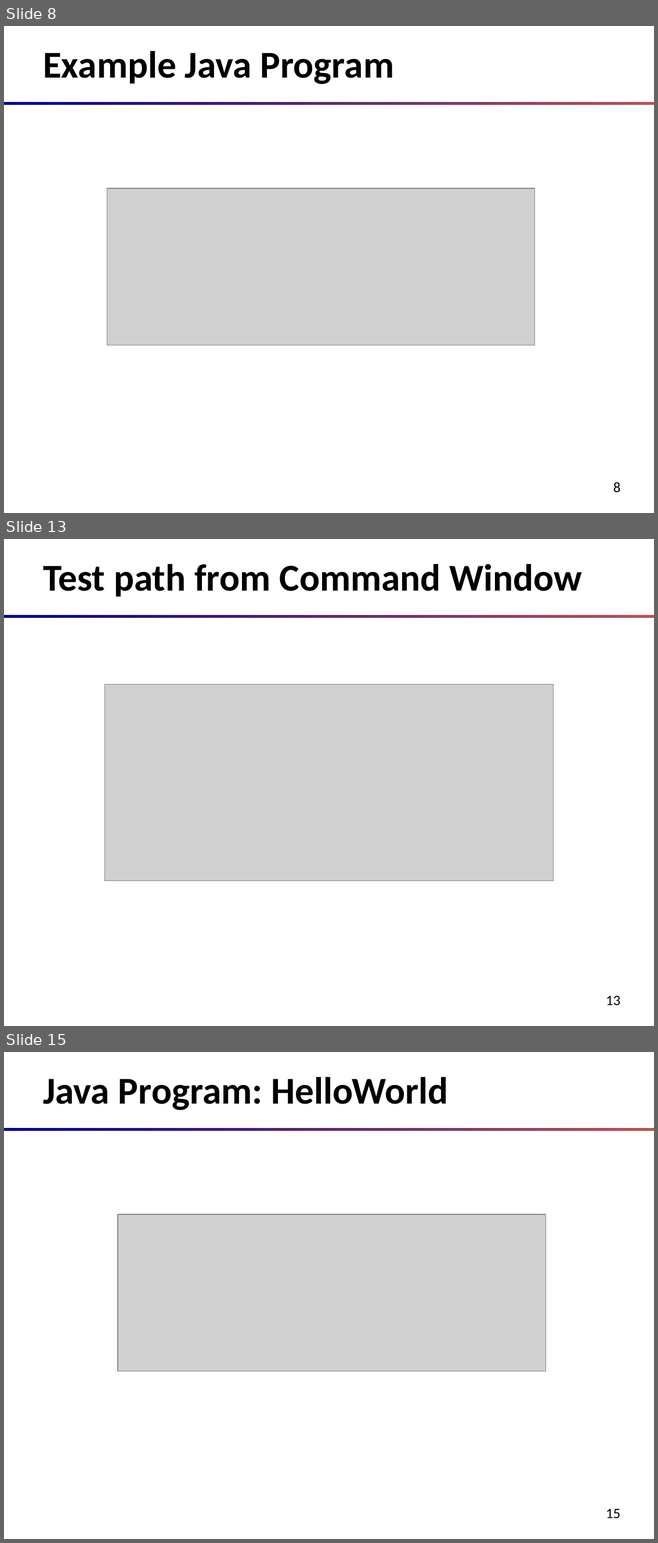
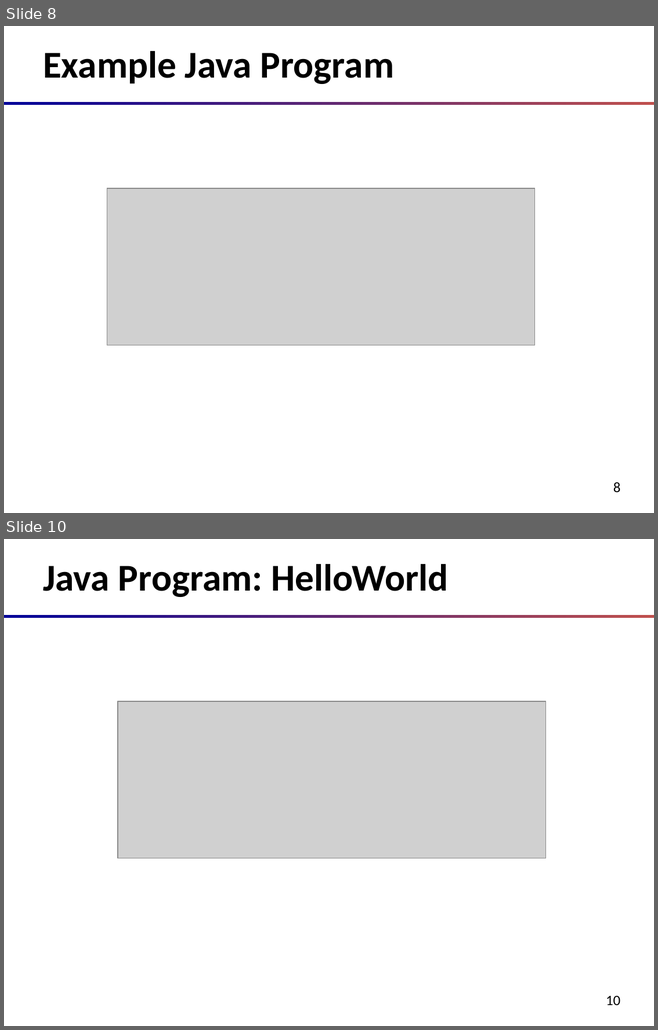
Before and after one commit to oxbot/battleship, a slide deck: slides/c01-Introduction.to.Java.pptx. Shown one above the other, each under a label of ours: slides 8, 13 and 15 before the commit, slides 8 and 10 after it; the slides between them are not shown. The pictures are 658x1543 and 658x1030 pixels, drawn with LibreOffice and Linux fonts; fonts in the diff are those of the drawing; grey boxes stand for pictures. Boxes give left, top, right and bottom in pixels: in the first picture for what was removed or moved away, otherwise in the second. Text is boxed around its words. In the diff, an @@ line names an element or a change of style, - is before the commit and + after.

```diff
--- a/slides/c01-Introduction.to.Java.pptx
+++ b/slides/c01-Introduction.to.Java.pptx
@@ slide 13 removed at (4,539,654,1026), background #FFFFFF; not listed: 2 template elements that a slide beside it also shows @@
@@ title removed at (43,564,582,597) @@
-Test path from Command Window
@@ picture removed at (105,684,553,881) @@
@@ what was slide 15 is now slide 10 @@
@@ page number at (605,996,620,1005): text changed @@
-15
+10
```
Also in this commit, not shown: 1 slide added, 5 other slides removed, 2 other files.
